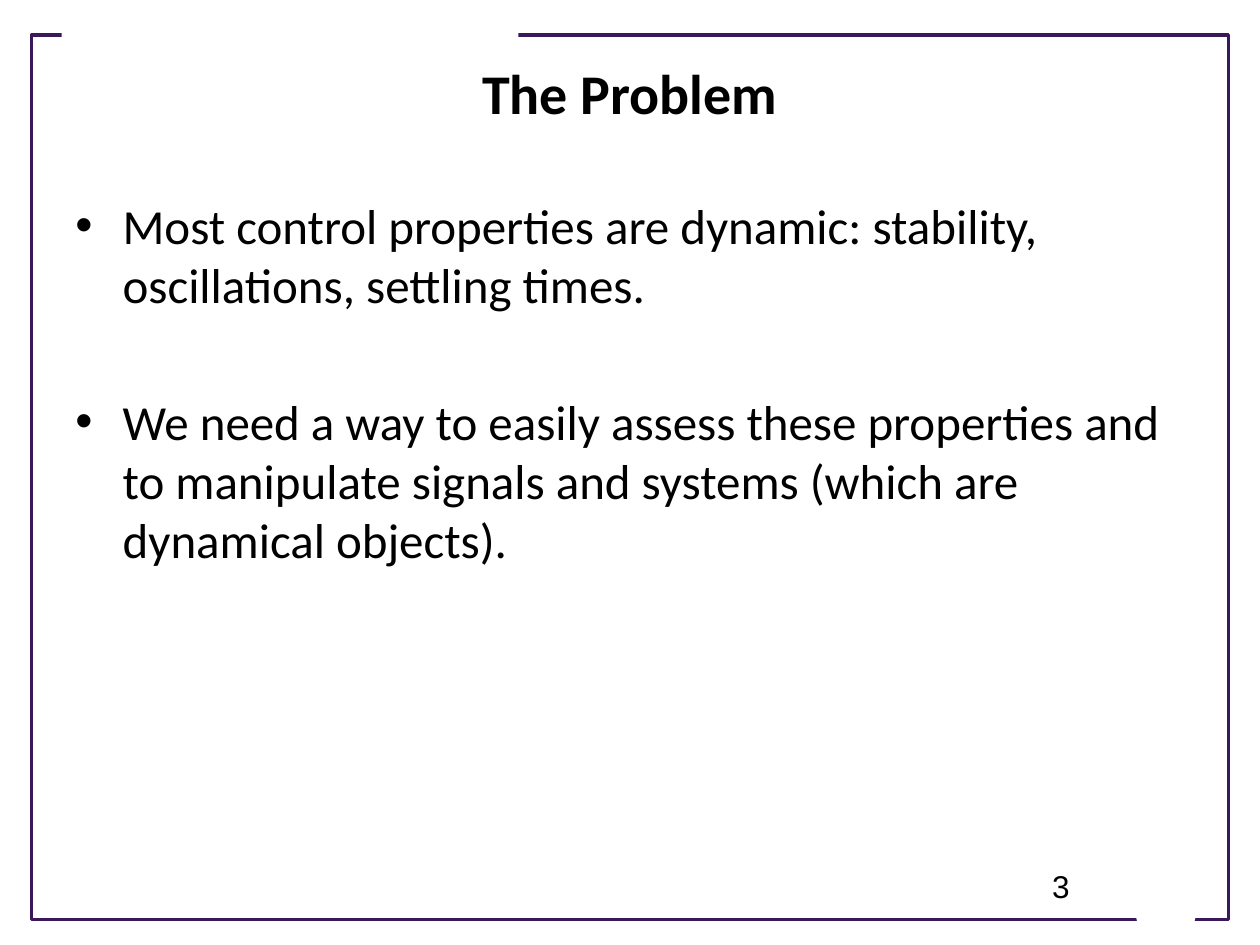
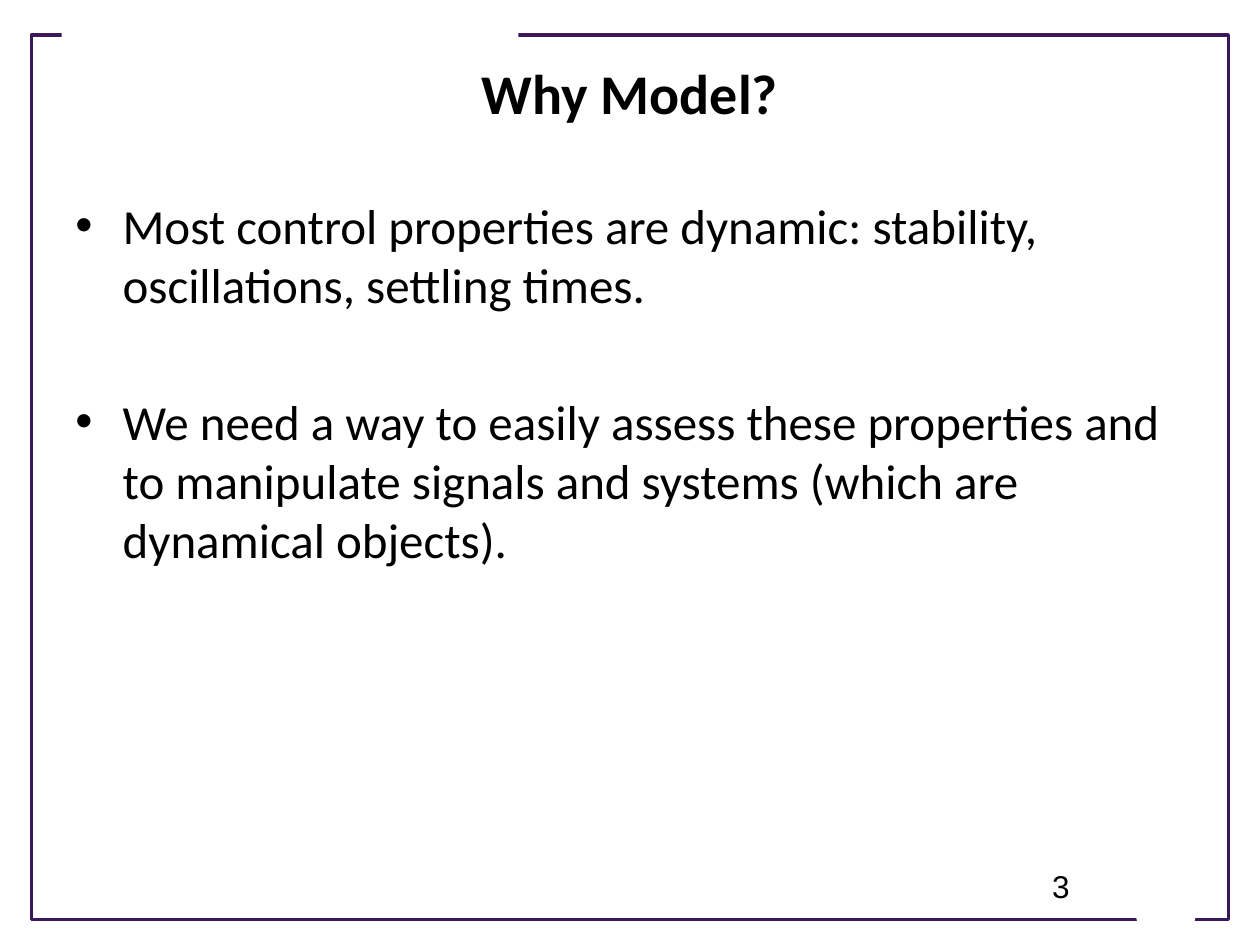
Before and after one commit to joseph-hellerstein/advanced-controls-lectures, a slide deck: slide 3 of short_class_lectures/Lecture_4-LTI_Systems/linear_time_invariant_systems.pptx. Drawn at 1260x945 pixels with LibreOffice and Linux fonts; fonts in the diff are those of the drawing; background and template pictures are left out. Boxes give left, top, right and bottom in pixels: in the first picture for what was removed or moved away, otherwise in the second. Text is boxed around its words. In the diff, an @@ line names an element or a change of style, - is before the commit and + after.

```diff
--- a/short_class_lectures/Lecture_4-LTI_Systems/linear_time_invariant_systems.pptx
+++ b/short_class_lectures/Lecture_4-LTI_Systems/linear_time_invariant_systems.pptx
@@ title at box(482, 74, 778, 123): text changed @@
-The Problem
+Why Model?
```
Also in this commit, not shown: 10 other slides changed, 3 slides added, 12 slides removed, 1 other file.
